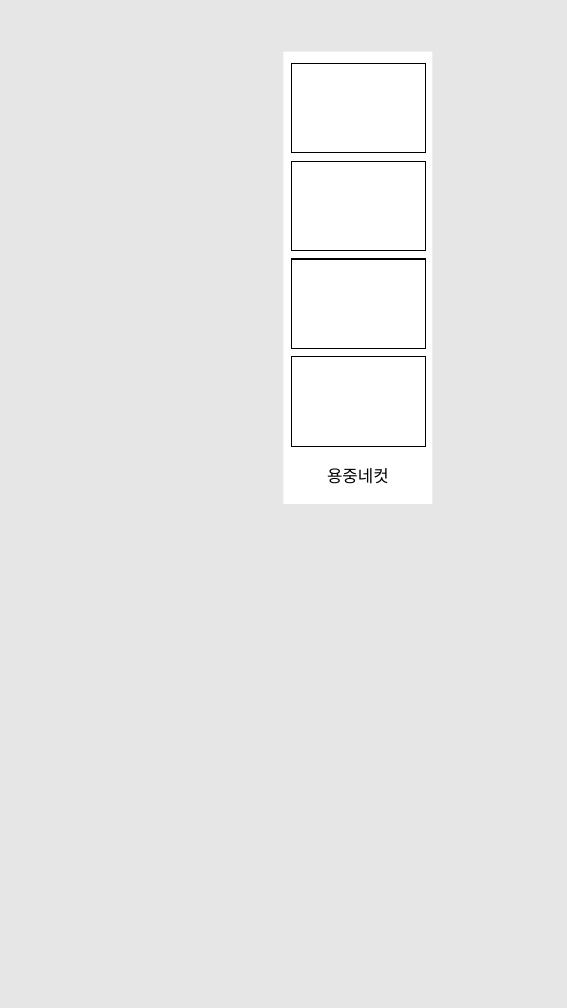
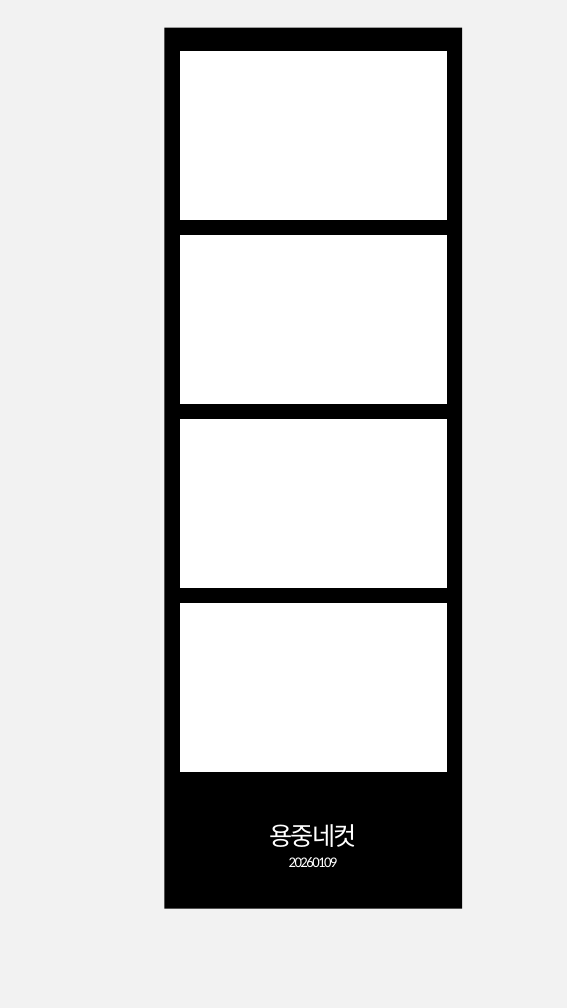
Before and after one commit to HwangJinsu/YM4cut, a slide deck: slide 1 of ym4cut_template.pptx. Drawn at 567x1008 pixels with LibreOffice and Linux fonts; fonts in the diff are those of the drawing. Boxes give left, top, right and bottom in pixels: in the first picture for what was removed or moved away, otherwise in the second. Text is boxed around its words. In the diff, an @@ line names an element or a change of style, - is before the commit and + after.

```diff
--- a/ym4cut_template.pptx
+++ b/ym4cut_template.pptx
@@ background #E7E6E6 to #F2F2F2 @@
@@ rectangle added at <box>165,28,463,909</box>, fill #000000 @@
@@ rectangle: place and size @@
-rectangle at <box>291,64,425,153</box>
+rectangle at <box>180,50,448,220</box>
@@ rectangle removed at <box>284,51,432,503</box> @@
@@ rectangle removed at <box>291,161,425,250</box> @@
@@ rectangle: place and size @@
-rectangle at <box>291,259,425,349</box>
+rectangle at <box>180,234,448,404</box>
@@ rectangle: place and size @@
-rectangle at <box>291,357,425,446</box>
+rectangle at <box>180,418,448,588</box>
@@ rectangle added at <box>180,602,448,772</box>, fill #FFFFFF, outline #000000 1 pt @@
@@ text "용중네컷": place and size @@
-text "용중네컷" at <box>327,468,389,484</box>
+text "용중네컷" at <box>269,824,357,847</box>
@@ text "용중네컷" at <box>269,824,357,847</box>: size 16 to 24 pt, text colour #000000 to #FFFFFF, letter spacing 0 to -1.5 pt @@
@@ text added at <box>289,857,338,867</box>, 14 pt, text #FFFFFF @@
+20260109
```
Also in this commit, not shown: 1 other slide changed, 3 other files.
